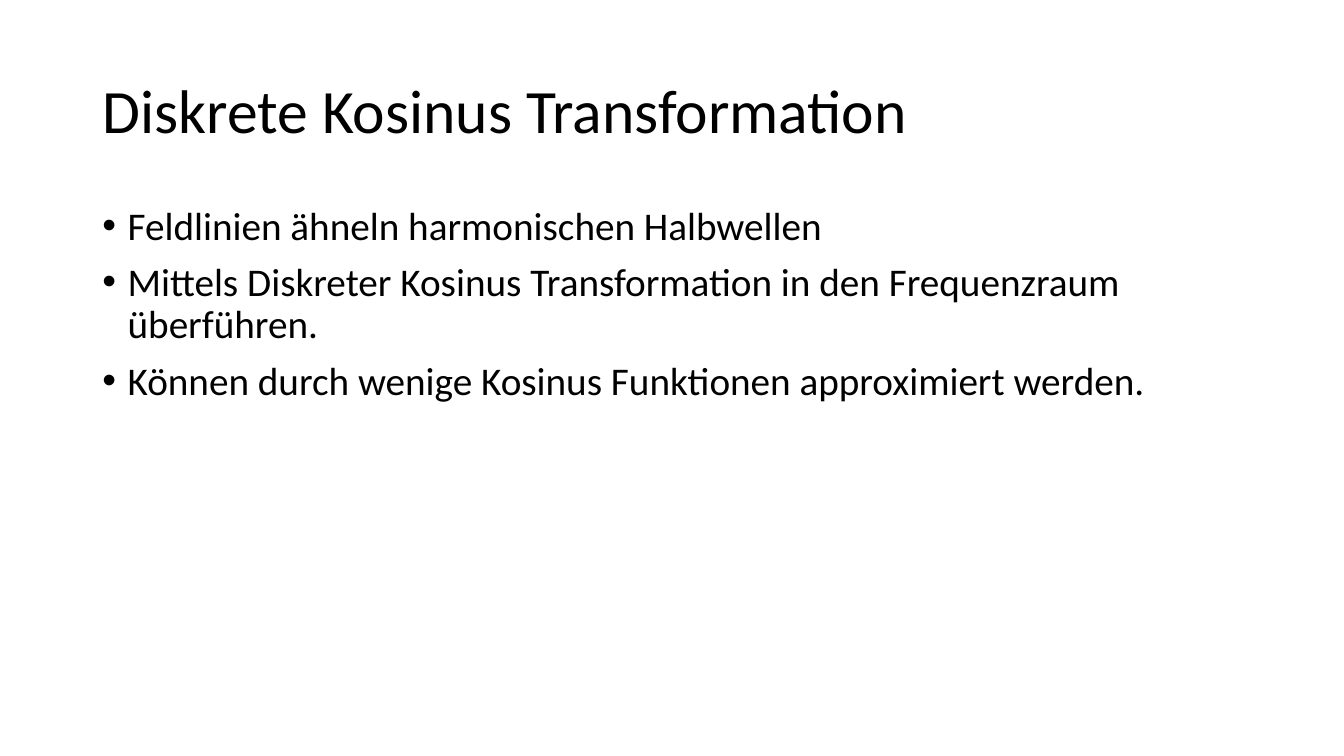
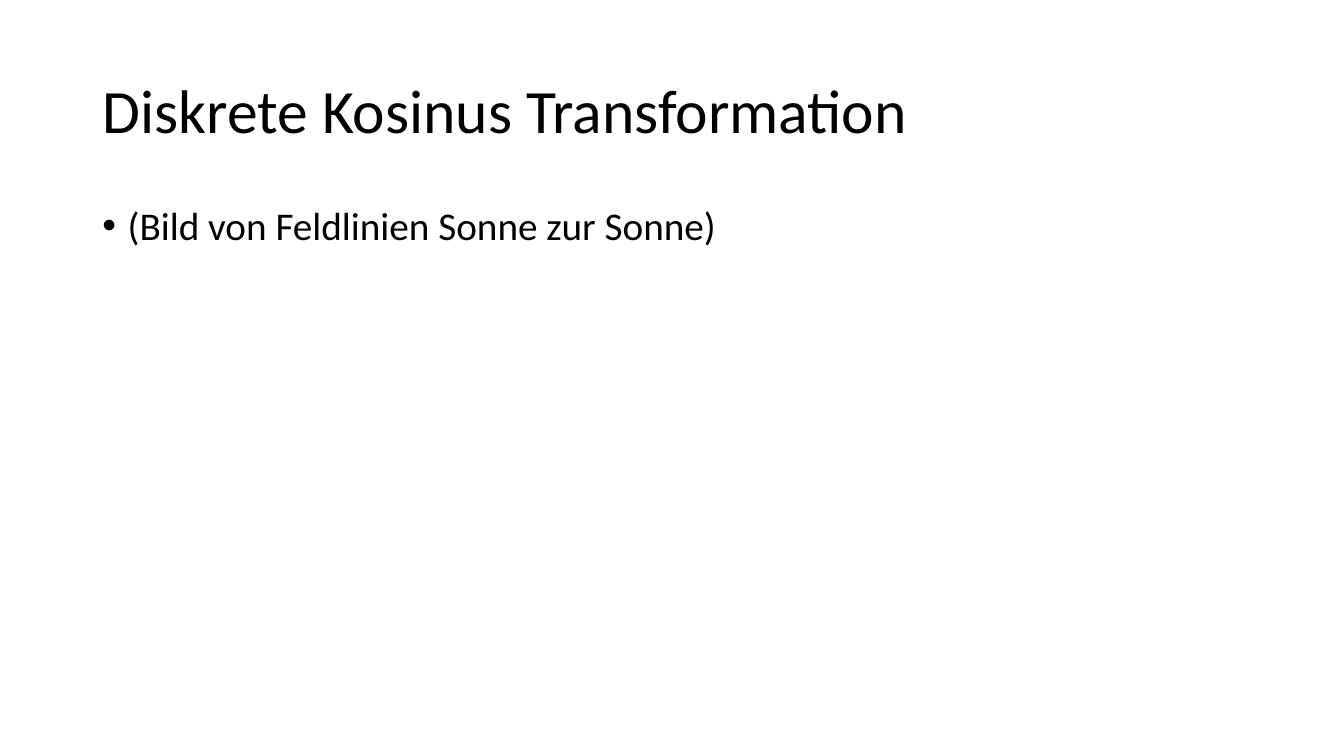
Before and after one commit to Helldevastator/PFSSCompression, a slide deck: slide 9 of doc/praes/Kompression.pptx (slide 11 before the commit). Drawn at 1344x756 pixels with LibreOffice and Linux fonts; fonts in the diff are those of the drawing. Boxes give left, top, right and bottom in pixels: in the first picture for what was removed or moved away, otherwise in the second. Text is boxed around its words. In the diff, an @@ line names an element or a change of style, - is before the commit and + after.

```diff
--- a/doc/praes/Kompression.pptx
+++ b/doc/praes/Kompression.pptx
@@ text at <box>128,211,716,246</box>: text changed @@
-• Feldlinien ähneln harmonischen Halbwellen
-• Mittels Diskreter Kosinus Transformation in den Frequenzraum überführen.
-• Können durch wenige Kosinus Funktionen approximiert werden.
+• (Bild von Feldlinien Sonne zur Sonne)
```
Also in this commit, not shown: 10 other slides changed, 12 slides added, 10 slides removed, 2 other files.
